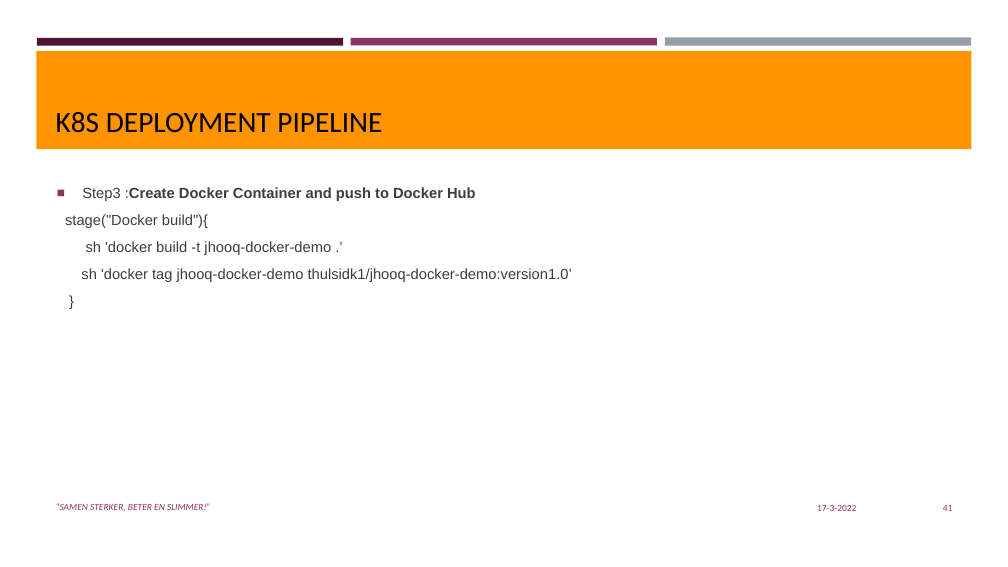
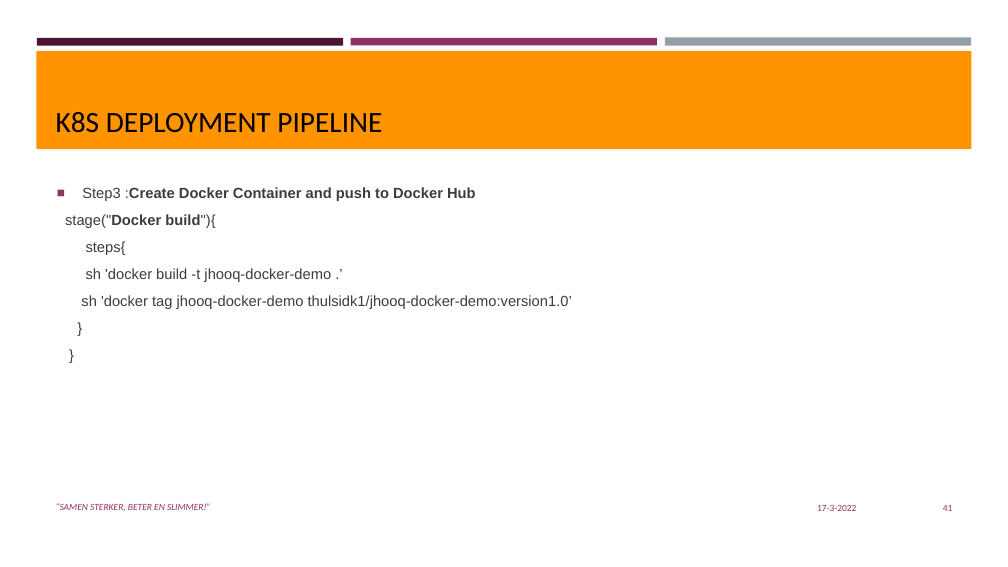
Before and after one commit to thulsidk1/k8s-jenkins-aws, a slide deck: slide 41 of Jenkins-Deploy-toK8S.pptx. Drawn at 1008x567 pixels with LibreOffice and Linux fonts; fonts in the diff are those of the drawing; background and template pictures are left out. Boxes give left, top, right and bottom in pixels: in the first picture for what was removed or moved away, otherwise in the second. Text is boxed around its words. In the diff, an @@ line names an element or a change of style, - is before the commit and + after.

```diff
--- a/Jenkins-Deploy-toK8S.pptx
+++ b/Jenkins-Deploy-toK8S.pptx
@@ text at <box>65,187,572,309</box>: paragraph added @@
+}
@@ text at <box>65,214,215,228</box>: bold on in "stage("Docker build"){" @@
@@ text at <box>86,241,126,255</box>: paragraph added @@
+steps{
```
Also in this commit, not shown: 9 other slides changed.
